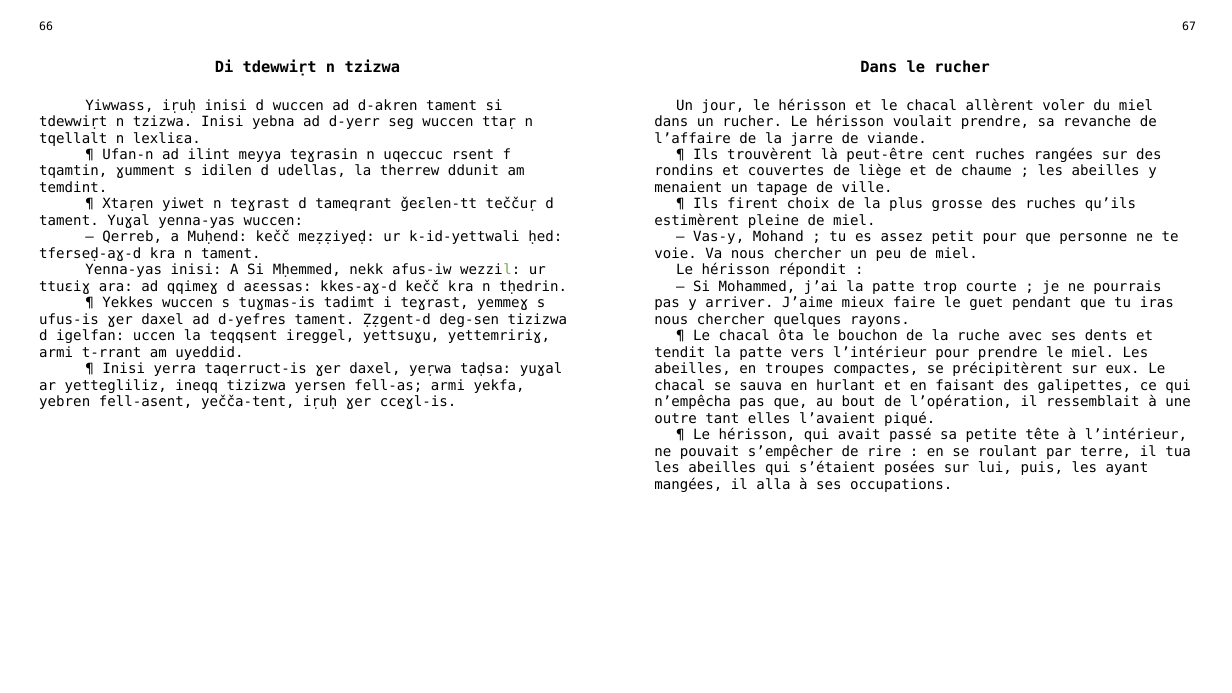
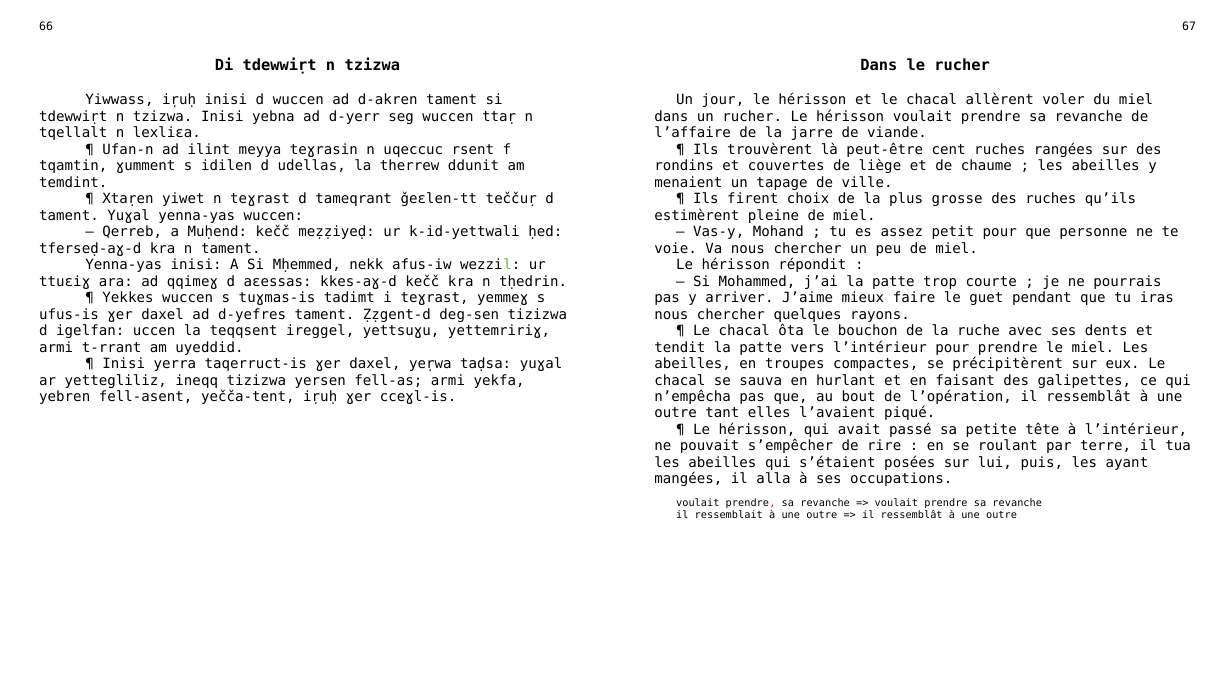
Before and after one commit to sferhah/tamacahut_n_wuccen, a slide deck: slide 31 of Uccen.ConsoleApp/Resources/pptx/uccen.pptx. Drawn at 1232x693 pixels with LibreOffice and Linux fonts; fonts in the diff are those of the drawing. Boxes give left, top, right and bottom in pixels: in the first picture for what was removed or moved away, otherwise in the second. Text is boxed around its words. In the diff, an @@ line names an element or a change of style, - is before the commit and + after.

```diff
--- a/Uccen.ConsoleApp/Resources/pptx/uccen.pptx
+++ b/Uccen.ConsoleApp/Resources/pptx/uccen.pptx
@@ table at <box>30,15,1205,686</box> @@
-row 3: Yiwwass, iṛuḥ inisi d wuccen ad d-akren tament si tdewwiṛt n tzizwa. Inisi yebna ad d-yerr seg wuccen ttaṛ n tqellalt n lexliɛa. / ¶ Ufan-n ad ilint meyya teɣrasin n uqeccuc rsent f tqamtin, ɣumment s idilen d udellas, la therrew ddunit am temdint. / ¶ Xtaṛen yiwet n teɣrast d tameqrant ǧeɛlen-tt teččuṛ d tament. Yuɣal yenna-yas wuccen: / — Qerreb, a Muḥend: kečč meẓẓiyeḍ: ur k-id-yettwali ḥed: tferseḍ-aɣ-d kra n tament. / Yenna-yas inisi: A Si Mḥemmed, nekk afus-iw wezzil: ur ttuɛiɣ ara: ad qqimeɣ d aɛessas: kkes-aɣ-d kečč kra n tḥedrin. / ¶ Yekkes wuccen s tuɣmas-is tadimt i teɣrast, yemmeɣ s ufus-is ɣer daxel ad d-yefres tament. Ẓẓgent-d deg-sen tizizwa d igelfan: uccen la teqqsent ireggel, yettsuɣu, yettemririɣ, armi t-rrant am uyeddid. / ¶ Inisi yerra taqerruct-is ɣer daxel, yeṛwa taḍsa: yuɣal ar yettegliliz, ineqq tizizwa yersen fell-as; armi yekfa, yebren fell-asent, yečča-tent, iṛuḥ ɣer cceɣl-is. |  | Un jour, le hérisson et le chacal allèrent voler du miel dans un rucher. Le hérisson voulait prendre, sa revanche de l’affaire de la jarre de viande. / ¶ Ils trouvèrent là peut-être cent ruches rangées sur des rondins et couvertes de liège et de chaume ; les abeilles y menaient un tapage de ville. / ¶ Ils firent choix de la plus grosse des ruches qu’ils estimèrent pleine de miel. / — Vas-y, Mohand ; tu es assez petit pour que personne ne te voie. Va nous chercher un peu de miel. / Le hérisson répondit : / — Si Mohammed, j’ai la patte trop courte ; je ne pourrais pas y arriver. J’aime mieux faire le guet pendant que tu iras nous chercher quelques rayons. / ¶ Le chacal ôta le bouchon de la ruche avec ses dents et tendit la patte vers l’intérieur pour prendre le miel. Les abeilles, en troupes compactes, se précipitèrent sur eux. Le chacal se sauva en hurlant et en faisant des galipettes, ce qui n’empêcha pas que, au bout de l’opération, il ressemblait à une outre tant elles l’avaient piqué. / ¶ Le hérisson, qui avait passé sa petite tête à l’intérieur, ne pouvait s’empêcher de rire : en se roulant par terre, il tua les abeilles qui s’étaient posées sur lui, puis, les ayant mangées, il alla à ses occupations.
+row 3: Yiwwass, iṛuḥ inisi d wuccen ad d-akren tament si tdewwiṛt n tzizwa. Inisi yebna ad d-yerr seg wuccen ttaṛ n tqellalt n lexliɛa. / ¶ Ufan-n ad ilint meyya teɣrasin n uqeccuc rsent f tqamtin, ɣumment s idilen d udellas, la therrew ddunit am temdint. / ¶ Xtaṛen yiwet n teɣrast d tameqrant ǧeɛlen-tt teččuṛ d tament. Yuɣal yenna-yas wuccen: / — Qerreb, a Muḥend: kečč meẓẓiyeḍ: ur k-id-yettwali ḥed: tferseḍ-aɣ-d kra n tament. / Yenna-yas inisi: A Si Mḥemmed, nekk afus-iw wezzil: ur ttuɛiɣ ara: ad qqimeɣ d aɛessas: kkes-aɣ-d kečč kra n tḥedrin. / ¶ Yekkes wuccen s tuɣmas-is tadimt i teɣrast, yemmeɣ s ufus-is ɣer daxel ad d-yefres tament. Ẓẓgent-d deg-sen tizizwa d igelfan: uccen la teqqsent ireggel, yettsuɣu, yettemririɣ, armi t-rrant am uyeddid. / ¶ Inisi yerra taqerruct-is ɣer daxel, yeṛwa taḍsa: yuɣal ar yettegliliz, ineqq tizizwa yersen fell-as; armi yekfa, yebren fell-asent, yečča-tent, iṛuḥ ɣer cceɣl-is. |  | Un jour, le hérisson et le chacal allèrent voler du miel dans un rucher. Le hérisson voulait prendre sa revanche de l’affaire de la jarre de viande. / ¶ Ils trouvèrent là peut-être cent ruches rangées sur des rondins et couvertes de liège et de chaume ; les abeilles y menaient un tapage de ville. / ¶ Ils firent choix de la plus grosse des ruches qu’ils estimèrent pleine de miel. / — Vas-y, Mohand ; tu es assez petit pour que personne ne te voie. Va nous chercher un peu de miel. / Le hérisson répondit : / — Si Mohammed, j’ai la patte trop courte ; je ne pourrais pas y arriver. J’aime mieux faire le guet pendant que tu iras nous chercher quelques rayons. / ¶ Le chacal ôta le bouchon de la ruche avec ses dents et tendit la patte vers l’intérieur pour prendre le miel. Les abeilles, en troupes compactes, se précipitèrent sur eux. Le chacal se sauva en hurlant et en faisant des galipettes, ce qui n’empêcha pas que, au bout de l’opération, il ressemblât à une outre tant elles l’avaient piqué. / ¶ Le hérisson, qui avait passé sa petite tête à l’intérieur, ne pouvait s’empêcher de rire : en se roulant par terre, il tua les abeilles qui s’étaient posées sur lui, puis, les ayant mangées, il alla à ses occupations.
+row 4:  |  | voulait prendre, sa revanche => voulait prendre sa revanche / il ressemblait à une outre => il ressemblât à une outre
```
Also in this commit, not shown: 9 other slides changed, 16 other files.
